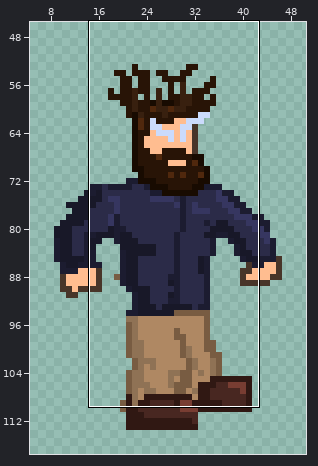
One commit to this pixel-art file: Assets/Sprites/fallgod.aseprite. The first picture is a wide view before the edit; the outline marks the close-up.
Close-up. As it was:
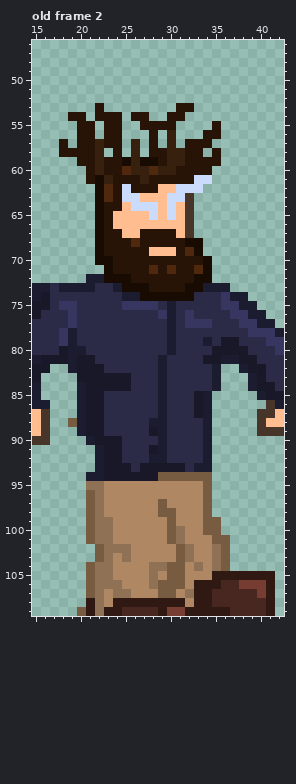
64x128 pixels, 4 frames. Colours within 5 levels of each other are drawn and written as one. Shown: old frame 2: x 15..42, y 46..109. The wide view leaves out empty margins. The commit also changed other frames or places, which this record leaves out.
Once edited:
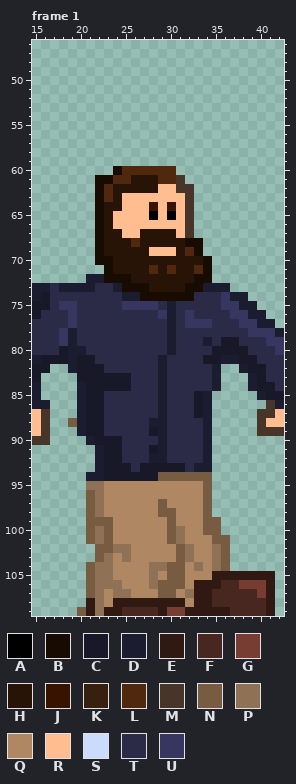
Palette (. is transparent): A #000000  B #180b01  C #181828  D #1c1c30  E #301813  F #482721  G #783d32  H #281406  J #381300  K #38200f  L #50280d  M #483529  N #785c42  P #8f7255  Q #af8863  R #ffbd90  S #cbdbfc  T #2b2b48  U #363660
A new or re-ordered frame is compared with the old frame closest to it.
The exact change:
frames re-ordered
Changed rows in their new state; - is an unchanged pixel.
Frame 1 against old frame 2:
first column x 18:
 53 ----.--------..---
 54 -..-...-..--..----
 55 --..-..--....----.
 56 --..-..---.-.---..
 57 .-.....-.-.-.-...-
 58 .....-.-.-......-.
 59 --................
 60 ---...B-LL-LL....-
 61 ---.-BLL-H-LLM...-
 62 -------H-----MM.--
 63 -------RR---RR----
 64 --------RRJ-J-----
 65 ----------A-A-----
first column x 22:
 99 NN
100 -N
101 -N
102 -N
Where, in picture pixels (left, top, right, bottom), the same in both close-ups:
changed: (59, 103, 221, 220)
changed: (95, 517, 113, 553)
